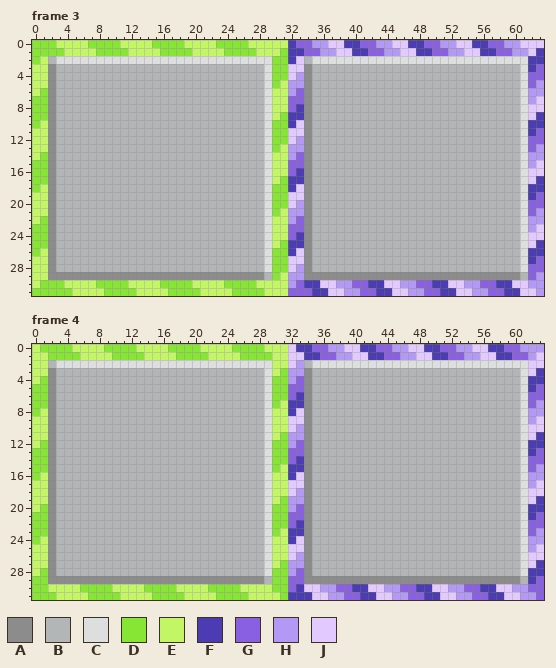
Edited in one commit: pixel-art file (tileset-src/tileset-lexy-toggle-walls.aseprite). Above, as it was before the edit.
64x32 pixels, 4 frames. Shown: frame 3, frame 4. The commit also changed other frames, which this record leaves out.
Palette (. is transparent): A #8c8c8c  B #b3b6b7  C #dddfdf  D #86e633  E #c3f665  F #4c3cb4  G #8960e2  H #b399f5  J #e2c9ff
Once edited:
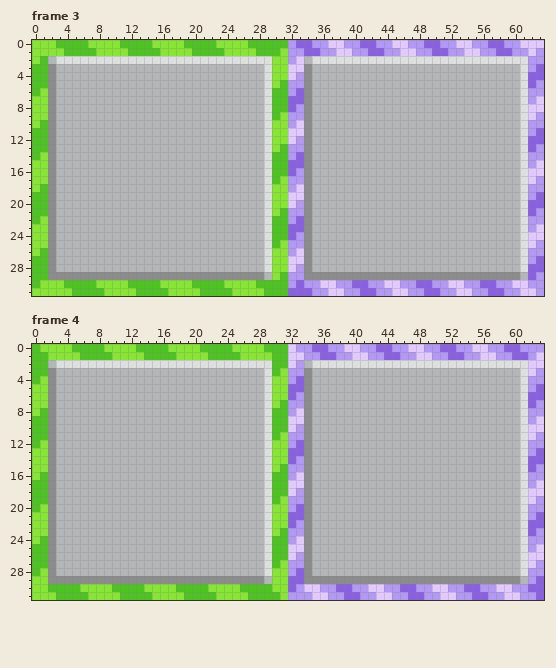
Diff:
colour E: #c3f665 -> #4dc322
Changed rows in their new state; - is a pixel that keeps its letter.
Frame 3, layer "Layer 2":
first column x 32:
 0 H------HH------HH------HH-------
 1 HH------HH------HH------HH-----H
 2 H-----------------------------HH
 3 ------------------------------H-
first column x 32:
 8 -H------------------------------
 9 HH-----------------------------H
10 H-----------------------------HH
11 ------------------------------H-
first column x 32:
16 -H------------------------------
17 HH-----------------------------H
18 H-----------------------------HH
19 ------------------------------H-
first column x 32:
24 -H------------------------------
25 HH-----------------------------H
26 H-----------------------------HH
27 ------------------------------H-
30 --HH------HH------HH------HH----
31 ---HH------HH------HH------HH---
Frame 4, layer "Layer 2":
first column x 32:
 0 -HH------HH------HH------HH-----
 1 --HH------HH------HH------HH----
 3 -------------------------------H
 4 ------------------------------HH
 5 ------------------------------H-
 6 -H------------------------------
 7 HH------------------------------
 8 H-------------------------------
11 -------------------------------H
12 ------------------------------HH
13 ------------------------------H-
14 -H------------------------------
15 HH------------------------------
16 H-------------------------------
19 -------------------------------H
20 ------------------------------HH
21 ------------------------------H-
22 -H------------------------------
23 HH------------------------------
24 H-------------------------------
27 -------------------------------H
28 ------------------------------HH
29 ------------------------------H-
30 -H------HH------HH------HH------
31 HHH------HH------HH------HH-----
